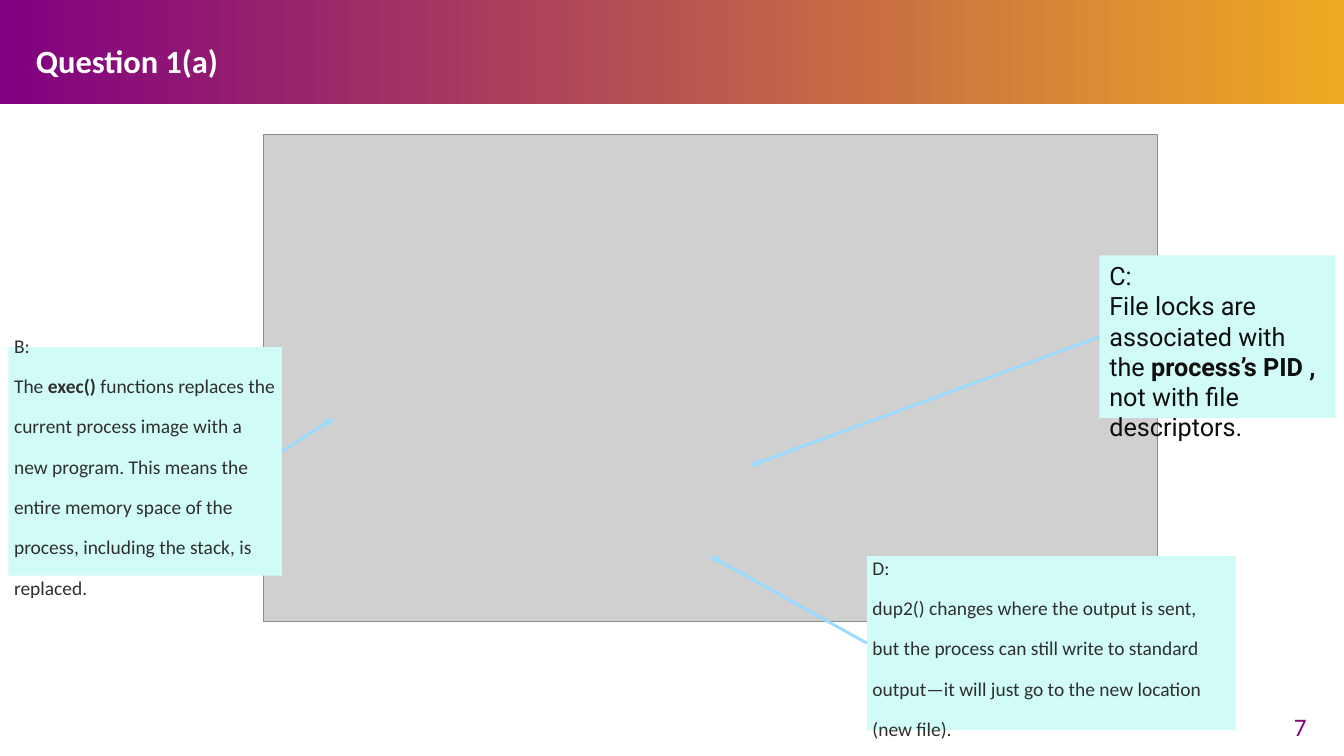
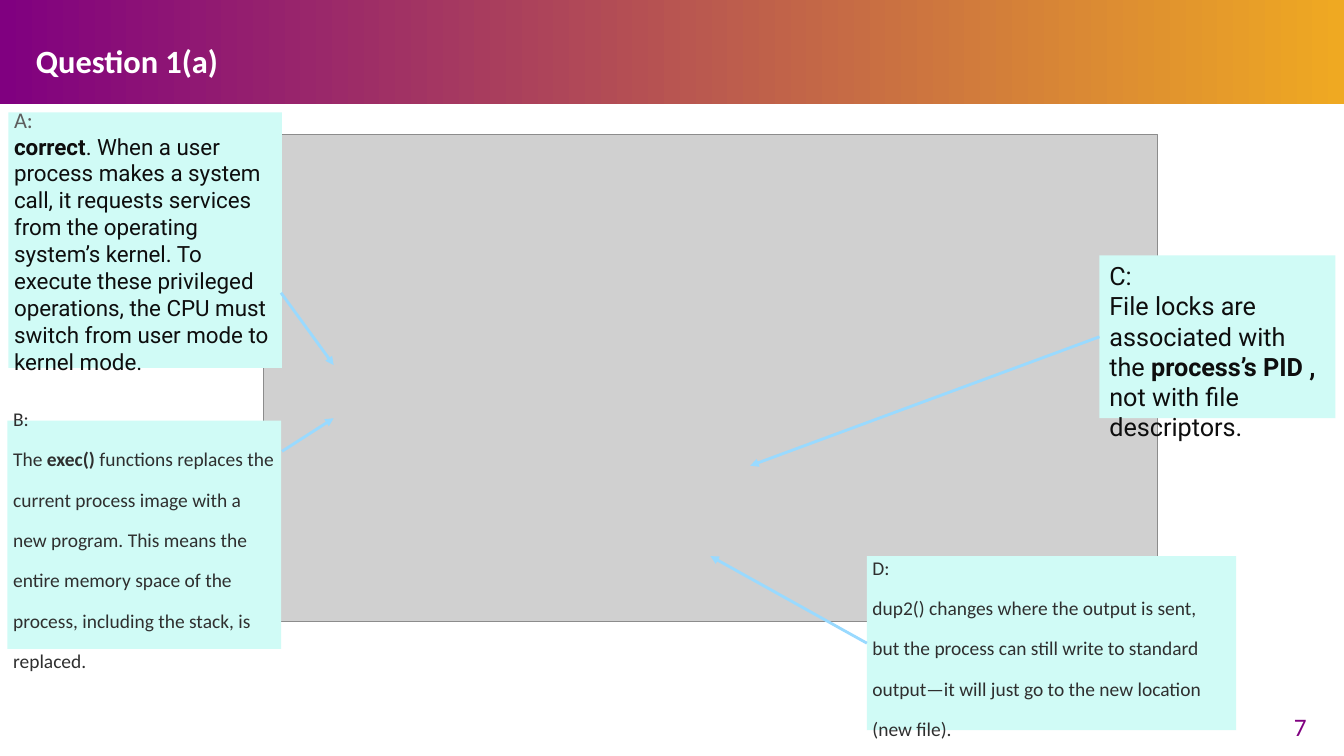
Before and after one commit to henryhxu/CSCI3150, a slide deck: slide 7 of tutorial/T08/tut08.pptx. Drawn at 1344x756 pixels with LibreOffice and Linux fonts; fonts in the diff are those of the drawing; grey boxes stand for pictures. Boxes give left, top, right and bottom in pixels: in the first picture for what was removed or moved away, otherwise in the second. Text is boxed around its words. In the diff, an @@ line names an element or a change of style, - is before the commit and + after.

```diff
--- a/tutorial/T08/tut08.pptx
+++ b/tutorial/T08/tut08.pptx
@@ rectangle added at box(8, 112, 281, 368), fill #D0FBF6, 16 pt, text #0E0E0E @@
+A:
+correct. When a user process makes a system call, it requests services from the operating system’s kernel. To execute these privileged operations, the CPU must switch from user mode to kernel mode.
@@ arrow added from (281, 293) to (334, 365), #99DAFF 2 pt @@
@@ rectangle "B:": place and size @@
-rectangle "B:" at box(8, 347, 281, 576)
+rectangle "B:" at box(7, 420, 280, 649)
```
Also in this commit, not shown: 1 other slide changed.
